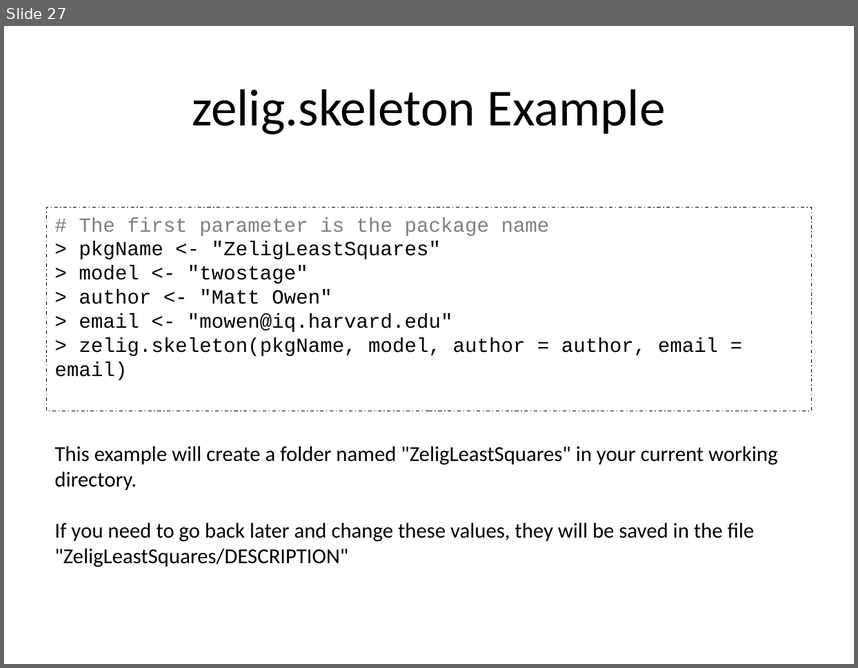
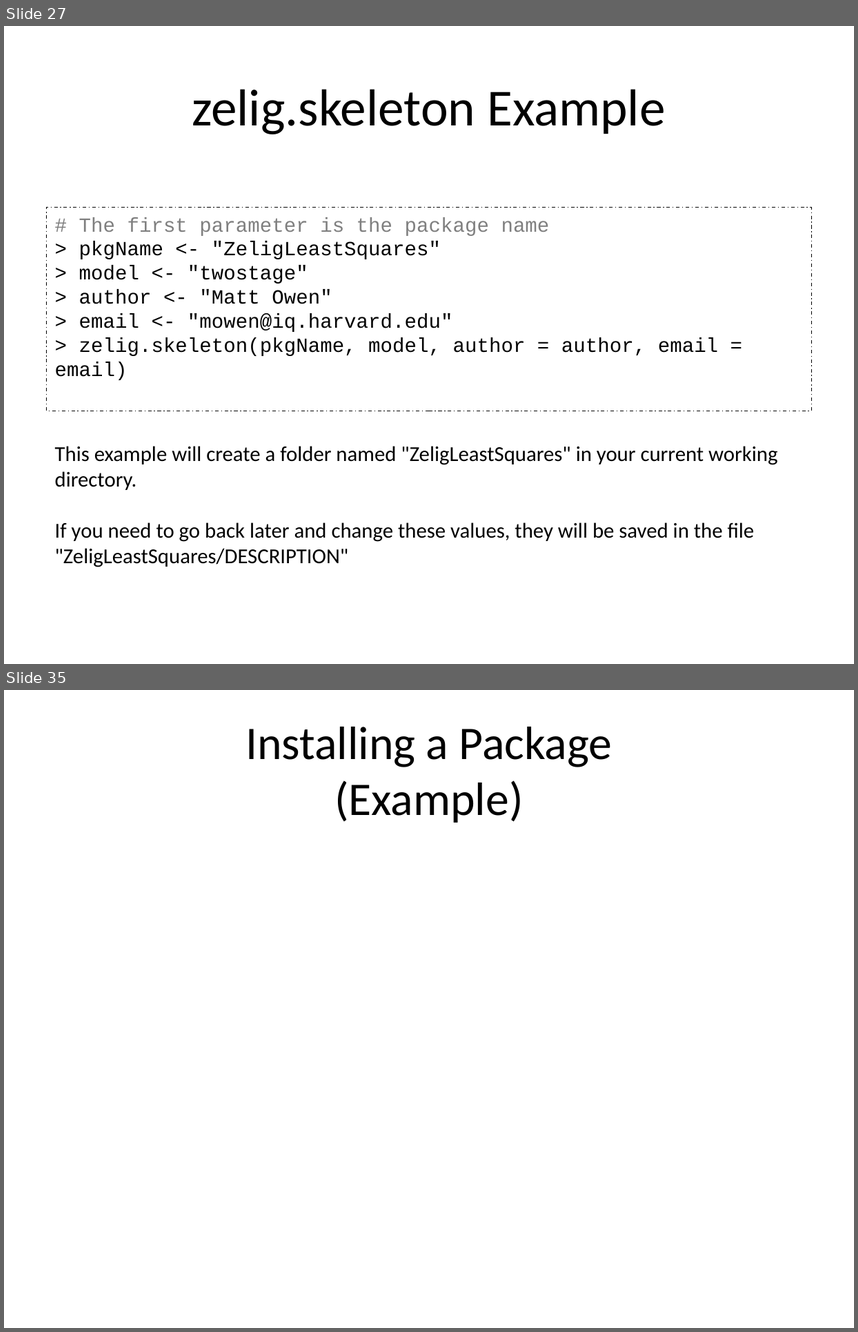
Before and after one commit to IQSS/Zelig4-Documentation, a slide deck: January-Class/Zelig4_zelig2.pptx. Shown one above the other, each under a label of ours: slide 27 before the commit, slides 27 and 35 after it; the slides between them are not shown. The pictures are 858x668 and 858x1332 pixels, drawn with LibreOffice and Linux fonts; fonts in the diff are those of the drawing. Boxes give left, top, right and bottom in pixels: in the first picture for what was removed or moved away, otherwise in the second. Text is boxed around its words. In the diff, an @@ line names an element or a change of style, - is before the commit and + after.

```diff
--- a/January-Class/Zelig4_zelig2.pptx
+++ b/January-Class/Zelig4_zelig2.pptx
@@ slide 35 added at [4,690,854,1328], background #FFFFFF @@
@@ title added at [245,727,613,822], 39.6 pt, text #000000 @@
+Installing a Package
+(Example)
```
Also in this commit, not shown: 7 other slides added.
